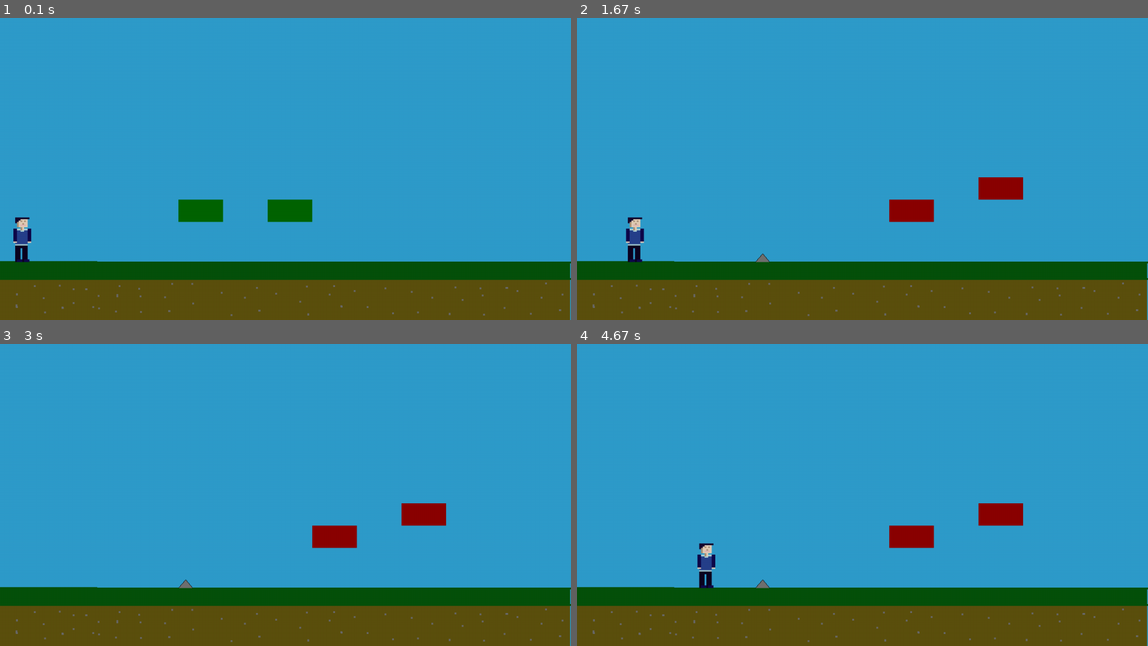
Above: before the commit, frames 1-4 (two rows, left to right).
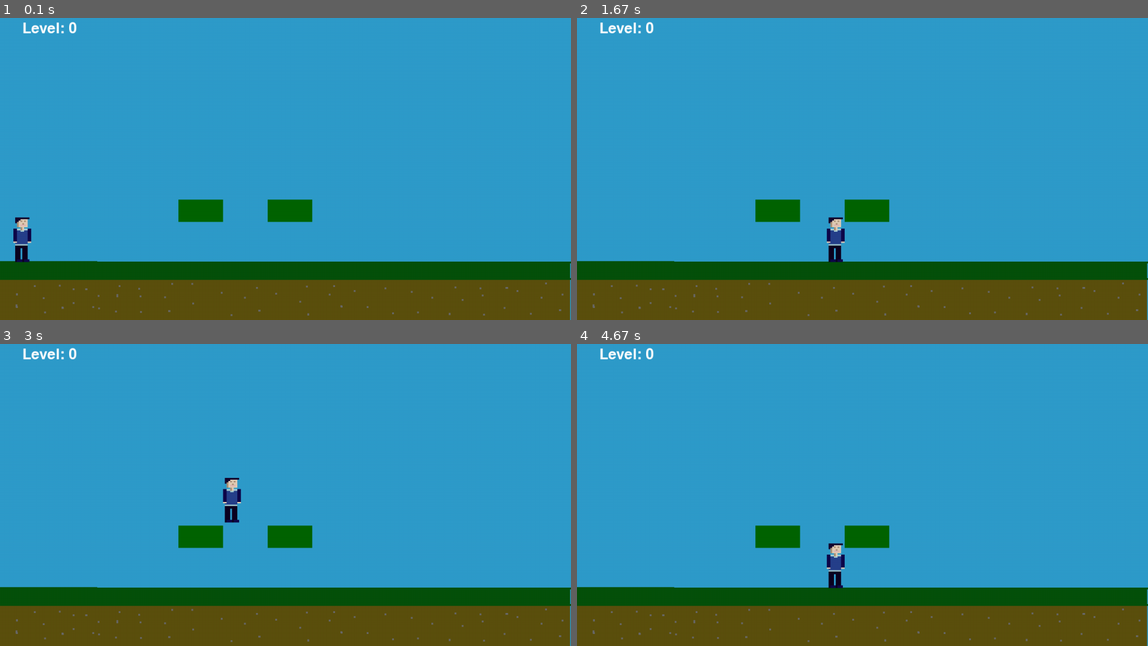
Above: after the commit, the same moments.

Repository: AliBosso/pygameTest
Game: pygame game, started from game2.py
Same seed, same stepped clock (60 frames per second), same inputs: the game is played once before the commit and once after it.
Inputs:
- Up to frame 1 (0.1 s): no input
- Up to frame 2 (1.67 s): hold Right 0.33-0.8 s; hold Up 0.83-1.13 s; hold Right 1.17-1.63 s
- Up to frame 3 (3 s): hold Left 1.67-2.2 s; hold Up from 2.67 s (still down)
- Up to frame 4 (4.67 s): release Up at 3.03 s; hold Right 3.07-3.7 s; hold Left 3.73-4.2 s; hold Right from 4.23 s (still down)

The runs differ from the first frame. In frame 1, 0.2% of the frame differs, in the area x 4-14%, y 1-6%; in frame 2, 3.3%, in the area x 4-79%, y 1-81%; in frame 3, 3.0%; in frame 4, 3.3%.

Commit message:
Update game2.py

Diff:
--- a/game2.py
+++ b/game2.py
@@ -7,8 +7,6 @@
 dt = 0
 
 # Sprites
-# For testing purposes, substitute fallback surfaces if images are missing
-# Sprites
 background = pygame.image.load("bg.png")
 background = pygame.transform.scale(background, screen.get_size())
 
@@ -16,6 +14,7 @@
 
 player = pygame.image.load("player.png")
 player = pygame.transform.scale(player, (40, 100))
+
 
 # player vars
 ground_y = 590
@@ -28,6 +27,9 @@
 
 level = 0
 spikes_rect = spikes.get_rect() # CHANGED: Initialize the rect globally so collision detection can see it
+
+
+font = pygame.font.SysFont(None, 48)
 
 def objects(color, position, size):
     pygame.draw.rect(screen, color, pygame.Rect(position, size))
@@ -44,9 +46,13 @@
 
 def spikes_func():
     global spikes_rect
+    if level == 1:
         # Properly position the spike rect
-    spikes_rect.topleft = (400, ground_y - spikes_rect.height) # FIXED: Subtract height so it sits on top of the ground
-    screen.blit(spikes, spikes_rect)  # FIXED: Added the missing blit to actually show the spike
+        spikes_rect.topleft = (400, ground_y - spikes_rect.height) # FIXED: Subtract height so it sits on top of the ground
+        screen.blit(spikes, spikes_rect)
+    elif level == 2:
+        spikes_rect.topleft = (600, ground_y - spikes_rect.height) # FIXED: Subtract height so it sits on top of the ground
+        screen.blit(spikes, spikes_rect) # FIXED: Added the missing blit to actually show the spike
 
 def levels():
     global level, boxes
@@ -120,7 +126,7 @@
 def is_touching_danger():
     global alive
     # FIXED: Re-enabled and checked against spikes_rect instead of the raw image
-    if level == 1 and player_rect.colliderect(spikes_rect):
+    if player_rect.colliderect(spikes_rect):
         alive = False
 
 def living():
@@ -129,6 +135,7 @@
         player_rect.midbottom = (player_start, ground_y)  # Reset player position
         velocity_y = 0
         alive = True
+
 
 while running:
     for event in pygame.event.get():
@@ -140,8 +147,13 @@
     living()
     levels()
 
+
+
+    level_text = "Level: " + str(level)
+    text_surface = font.render(level_text, True, "White")
     # Drawing Everything
     screen.blit(background, (0, 0))
+    screen.blit(text_surface, (50, 50))
 
     for box in boxes:
         objects("dark green", box.topleft, box.size)
@@ -150,8 +162,10 @@
         for box2 in boxes2:
             objects("dark red", box2.topleft, box2.size)
         spikes_func() # Render spikes
+    if level == 2:
+        spikes_func()
 
     screen.blit(player, player_rect)
 
     pygame.display.flip()
-    clock.tick(144)
+    clock.tick(65)
